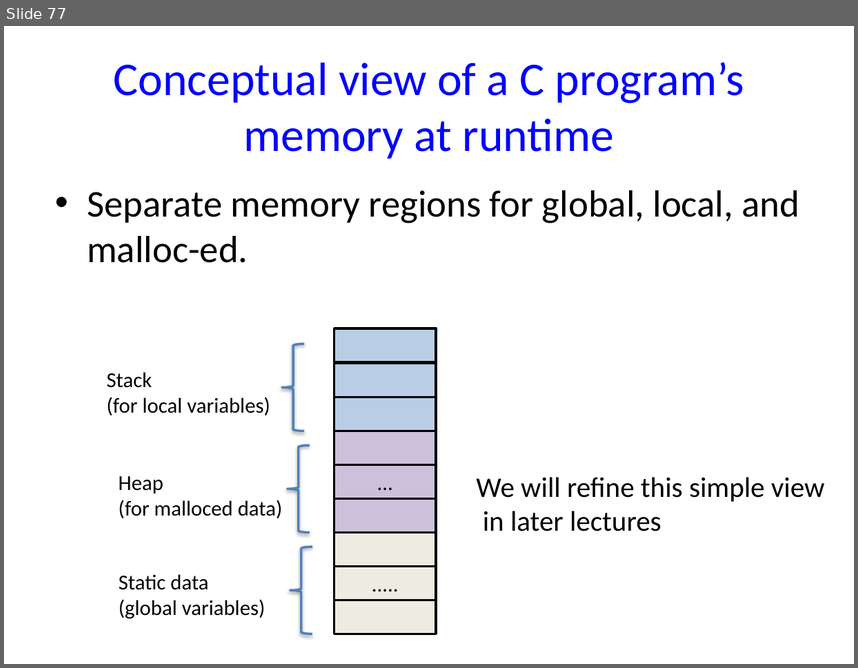
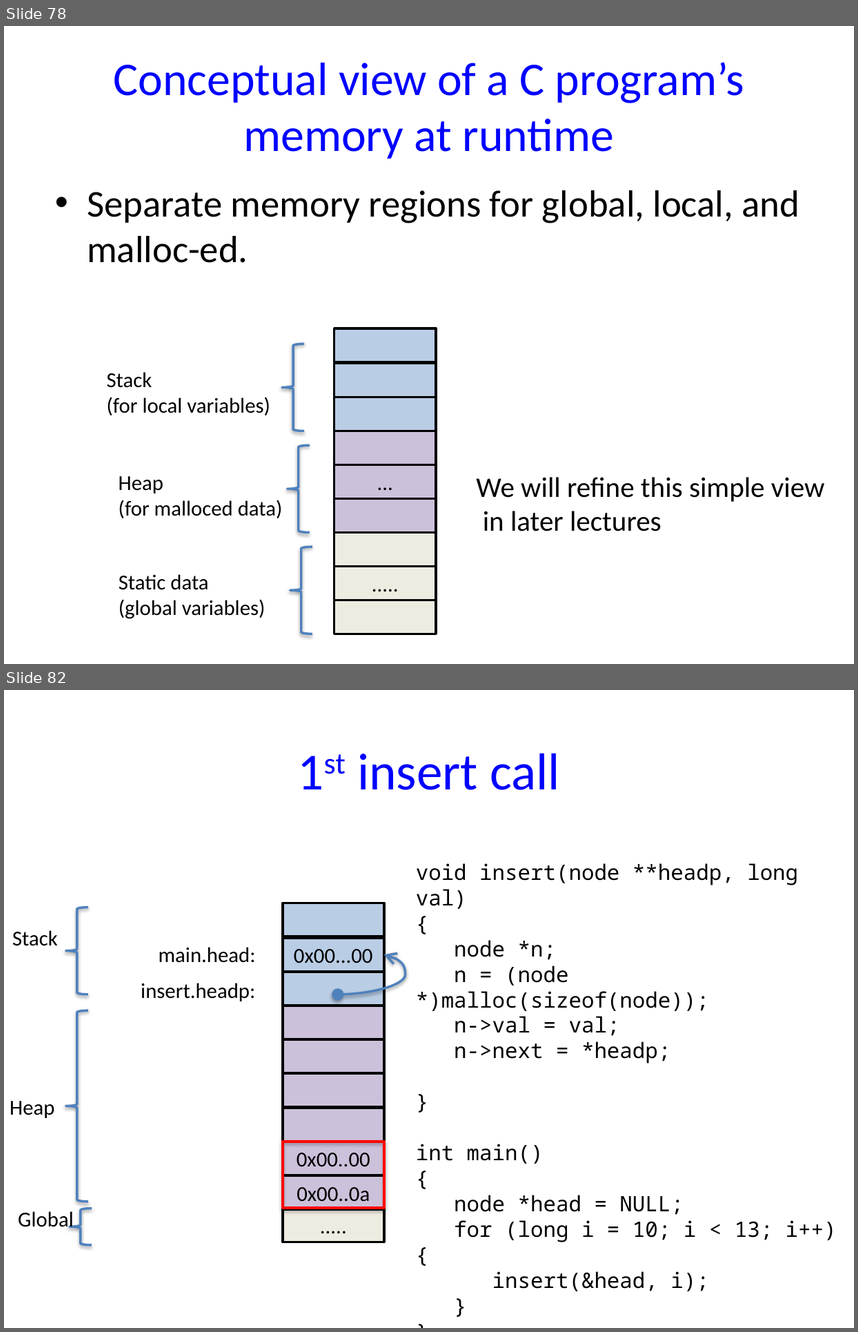
Before and after one commit to NYU-CSO/nyu-cso.github.io, a slide deck: notes/06-string-struct-malloc.pptx. Shown one above the other, each under a label of ours: slide 77 before the commit, slides 78 and 82 after it; the slides between them are not shown. The pictures are 858x668 and 858x1332 pixels, drawn with LibreOffice and Linux fonts; fonts in the diff are those of the drawing. Boxes give left, top, right and bottom in pixels: in the first picture for what was removed or moved away, otherwise in the second. Text is boxed around its words. In the diff, an @@ line names an element or a change of style, - is before the commit and + after.

```diff
--- a/notes/06-string-struct-malloc.pptx
+++ b/notes/06-string-struct-malloc.pptx
@@ slide 82 added at [4, 690, 854, 1328], background #FFFFFF @@
@@ title added at [357, 753, 560, 790], 44 pt, text #0000FF @@
+1st insert call
@@ text added at [416, 863, 837, 1242], 18 pt, text #000000 @@
+void insert(node **headp, long val)
+{
+node *n;
+n = (node *)malloc(sizeof(node));
+n->val = val;
+n->next = *headp;
+}
+int main()
+{
+node *head = NULL;
+for (long i = 10; i < 13; i++) {
+insert(&head, i);
+}
+}
@@ left brace added at [66, 907, 88, 994], outline #4F81BD 2 pt @@
@@ rectangle added at [283, 903, 384, 936], fill #B9CDE5, outline #000000 2 pt @@
@@ text added at [12, 930, 58, 946], 18 pt, text #000000 @@
+Stack
@@ rectangle added at [283, 938, 384, 972], fill #B9CDE5, outline #000000 2 pt, 18 pt, text #000000 @@
+0x00...00
@@ text added at [159, 947, 256, 963], 18 pt, text #000000 @@
+main.head:
@@ curved double arrow added from (338, 994) to (384, 954), #4F81BD 2 pt @@
@@ rectangle added at [283, 972, 384, 1005], fill #B9CDE5, outline #000000 2 pt @@
@@ text added at [141, 983, 255, 1001], 18 pt, text #000000 @@
+insert.headp:
@@ left brace added at [66, 1010, 88, 1202], outline #4F81BD 2 pt @@
@@ rectangle added at [283, 1005, 384, 1039], fill #CCC1DA, outline #000000 2 pt @@
@@ rectangle added at [283, 1039, 384, 1074], fill #CCC1DA, outline #000000 2 pt @@
@@ rectangle added at [283, 1072, 384, 1107], fill #CCC1DA, outline #000000 2 pt @@
@@ text added at [10, 1101, 54, 1118], 18 pt, text #000000 @@
+Heap
@@ rectangle added at [283, 1107, 384, 1141], fill #CCC1DA, outline #000000 2 pt @@
@@ rectangle added at [283, 1141, 384, 1175], fill #CCC1DA, outline #000000 2 pt, 18 pt, text #000000 @@
+0x00..00
@@ rectangle added at [283, 1141, 384, 1208], outline #FF0000 2.25 pt @@
@@ rectangle added at [283, 1175, 384, 1210], fill #CCC1DA, outline #000000 2 pt, 18 pt, text #000000 @@
+0x00..0a
@@ text added at [18, 1211, 74, 1230], 18 pt, text #000000 @@
+Global
@@ left brace added at [70, 1208, 92, 1244], outline #4F81BD 2 pt @@
@@ rectangle added at [283, 1208, 384, 1242], fill #EEECE1, outline #000000 2 pt, 18 pt, text #000000 @@
+.....
@@ what was slide 77 is now slide 78 @@
```
Also in this commit, not shown: 2 slides changed, 8 other slides added, 2 slides removed, 2 other files.
